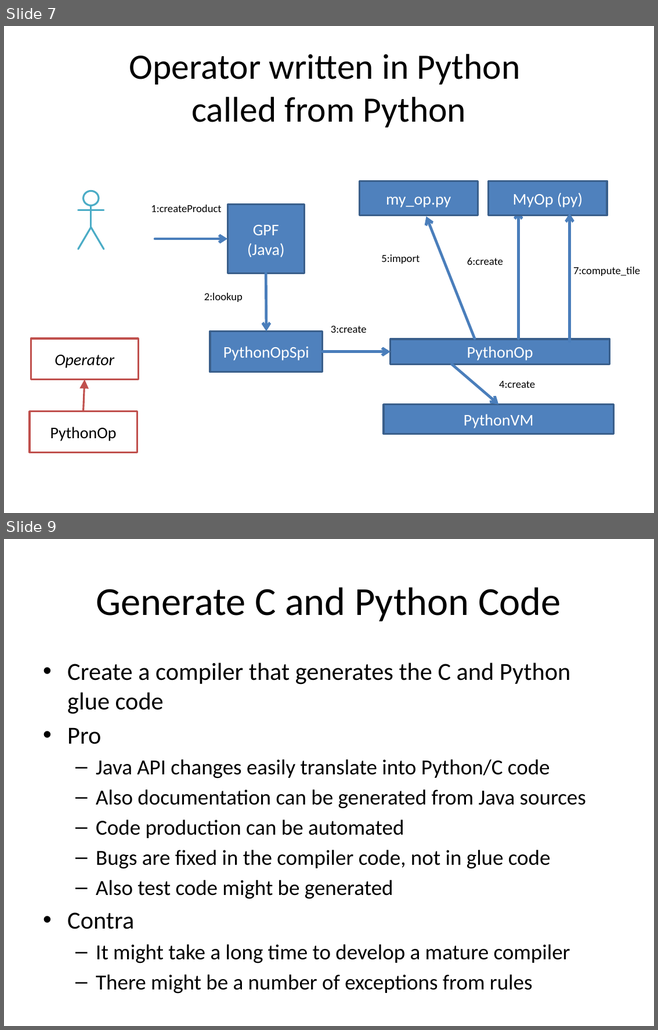
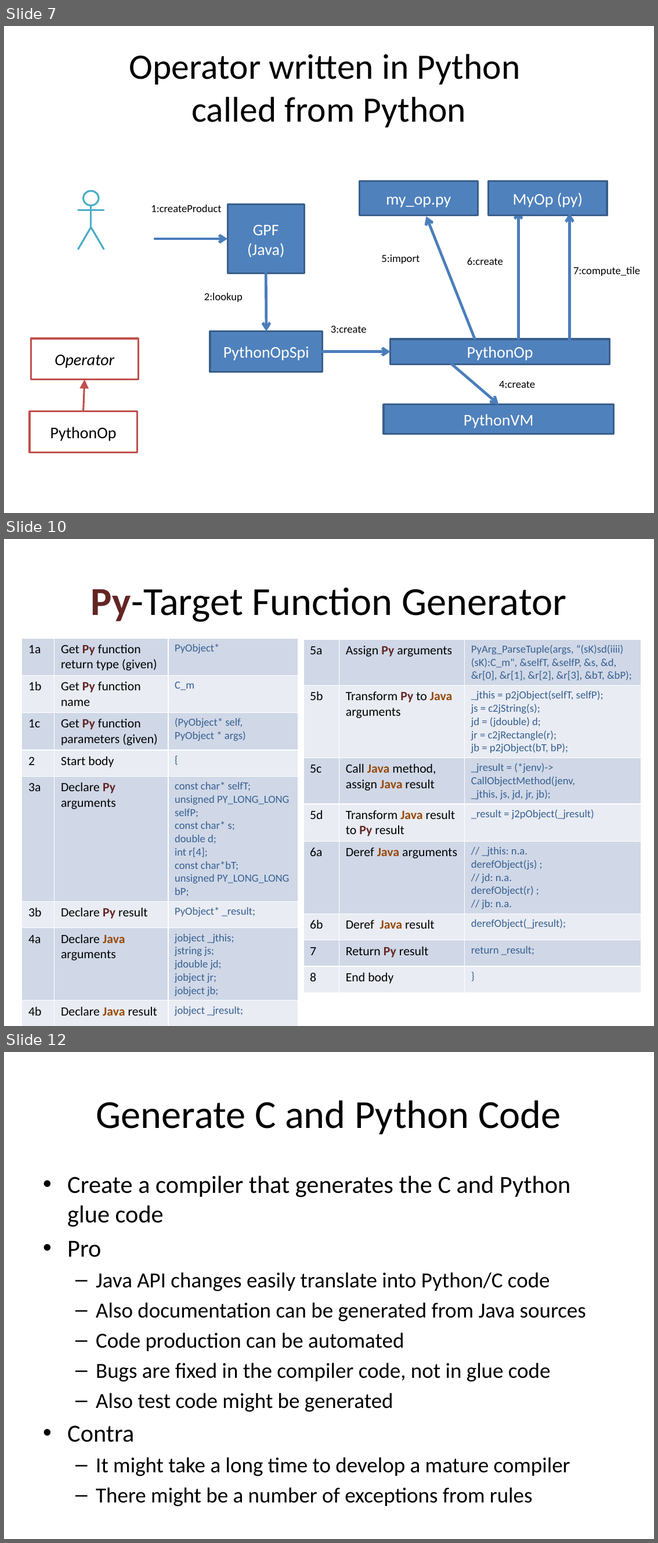
Before and after one commit to bcdev/beam-extapi, a slide deck: docs/beam-extapi.pptx. Shown one above the other, each under a label of ours: slides 7 and 9 before the commit, slides 7, 10 and 12 after it; the slides between them are not shown. The pictures are 658x1030 and 658x1543 pixels, drawn with LibreOffice and Linux fonts; fonts in the diff are those of the drawing. Boxes give left, top, right and bottom in pixels: in the first picture for what was removed or moved away, otherwise in the second. Text is boxed around its words. In the diff, an @@ line names an element or a change of style, - is before the commit and + after.

Commit message:
Added details about C and Py function code generation

```diff
--- a/docs/beam-extapi.pptx
+++ b/docs/beam-extapi.pptx
@@ slide 10 added at bbox=[4, 539, 654, 1026], background #FFFFFF @@
@@ title added at bbox=[91, 587, 566, 622], 44 pt, text #000000 @@
+Py-Target Function Generator
@@ table added at bbox=[22, 638, 298, 1023], 8 rows, 3 columns @@
+1a | Get Py function return type (given) | PyObject*
+1b | Get Py function name | C_m
+1c | Get Py function parameters (given) | (PyObject* self, / PyObject * args)
+2 | Start body | {
+3a | Declare Py / arguments | const char* selfT; / unsigned PY_LONG_LONG selfP; / const char* s; / double d; / int r[4]; / const char*bT; / unsigned PY_LONG_LONG bP;
+3b | Declare Py result | PyObject* _result;
+4a | Declare Java arguments | jobject _jthis; / jstring js; / jdouble jd; / jobject jr; / jobject jb;
+4b | Declare Java result | jobject _jresult;
@@ table added at bbox=[303, 640, 641, 1002], 8 rows, 3 columns @@
+5a | Assign Py arguments | PyArg_ParseTuple(args, “(sK)sd(iiii)(sK):C_m", &selfT, &selfP, &s, &d, &r[0], &r[1], &r[2], &r[3], &bT, &bP);
+5b | Transform Py to Java arguments | _jthis = p2jObject(selfT, selfP); / js = c2jString(s); / jd = (jdouble) d; / jr = c2jRectangle(r); / jb = p2jObject(bT, bP);
+5c | Call Java method, assign Java result | _jresult = (*jenv)-> / CallObjectMethod(jenv, / _jthis, js, jd, jr, jb);
+5d | Transform Java result to Py result | _result = j2pObject(_jresult)
+6a | Deref Java arguments | // _jthis: n.a. / derefObject(js) ; / // jd: n.a. / derefObject(r) ; / // jb: n.a.
+6b | Deref Java result | derefObject(_jresult);
+7 | Return Py result | return _result;
+8 | End body | }
@@ what was slide 9 is now slide 12 @@
```
Also in this commit, not shown: 1 slide changed, 2 other slides added, 1 slide removed.
